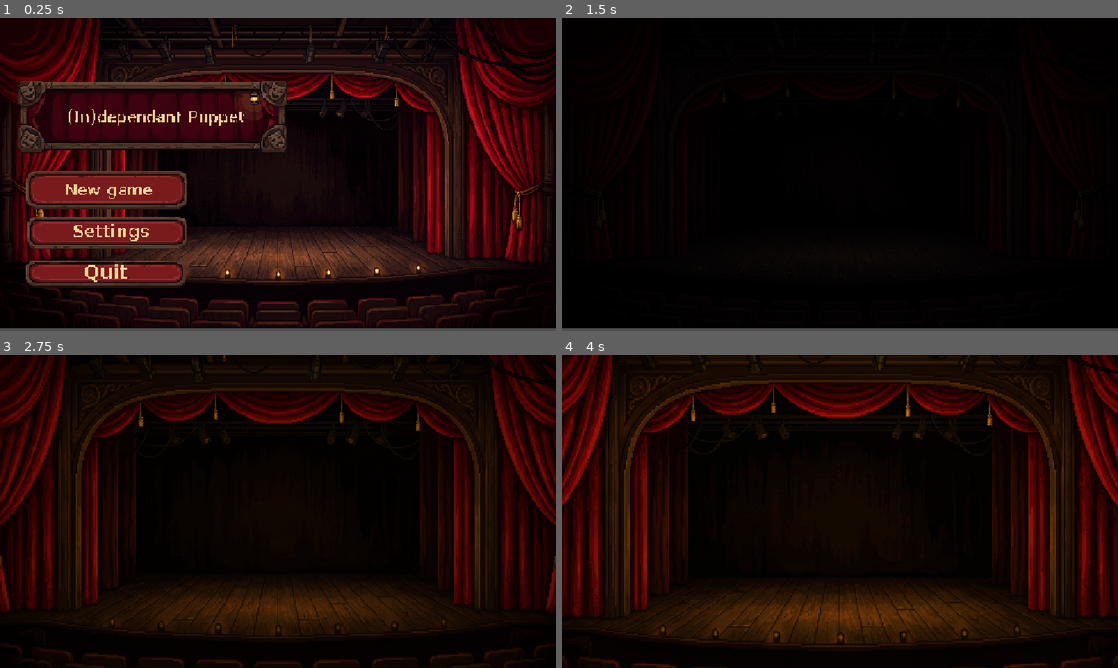
Above: before the commit, frames 1-4 (two rows, left to right).
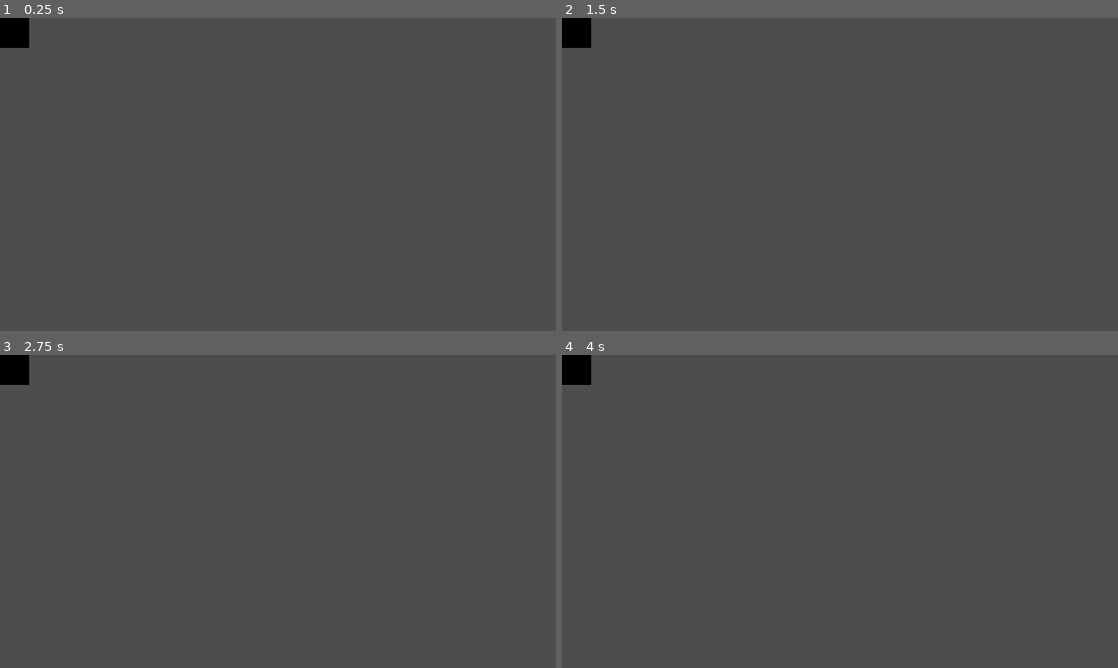
Above: after the commit, the same moments.

Repository: mugen-nox/Puppet
Game: Godot game, scene res://scenes/loading_screen.tscn
The game is run twice, just before and just after one commit, with the same random seed, the same clock (stepped at 60 frames per second) and the same inputs. Before the commit the project starts from res://scenes/main.tscn. Video files are missing from this copy of the repository; at most half a second of black plays in their place.
Inputs (mouse positions are in pixels of both pictures, inside the frame that each line leads up to):
- Up to frame 1 (0.25 s): no input
- Up to frame 2 (1.5 s): click (667, 190) at 0.52 s; tap Enter at 1.25 s; move the mouse to (962, 158) at 1.27 s; click (962, 158) at 1.42 s
- Up to frame 3 (2.75 s): move the mouse to (166, 527) at 2.02 s; click (166, 527) at 2.17 s
- Up to frame 4 (4 s): move the mouse to (895, 442) at 2.77 s; click (895, 442) at 2.92 s; move the mouse to (812, 574) at 3.52 s; click (812, 574) at 3.67 s

The runs differ from the first frame. In frame 1, 98% of the frame differs, in the area x 0-100%, y 0-100%; in frame 2, 99%; in frame 3, 100%; in frame 4, 100%.

Commit message:
configure LFS for binary assets

Diff:
--- a/project.godot
+++ b/project.godot
@@ -16,7 +16,7 @@
 
 config/name="The Puppet String"
 config/description="A game jam prototype about pulling strings, then losing them."
-run/main_scene="res://scenes/main.tscn"
+run/main_scene="uid://5tp0aonxkuhv"
 config/features=PackedStringArray("4.7", "GL Compatibility")
 config/icon="res://icon.svg"
 
--- /dev/null
+++ b/scenes/loading_screen.gd
@@ -0,0 +1,11 @@
+extends Control
+
+func _ready() -> void:
+	$VideoStreamPlayer.finished.connect(_go_to_menu)
+
+func _go_to_menu() -> void:
+	get_tree().change_scene_to_file("res://scenes/ui/u_ibackground.tscn")
+
+func _unhandled_input(event: InputEvent) -> void:
+	if event is InputEventKey and event.pressed or event is InputEventMouseButton and event.pressed:
+		_go_to_menu()
--- /dev/null
+++ b/scenes/loading_screen.tscn
@@ -0,0 +1,25 @@
+[gd_scene format=3 uid="uid://5tp0aonxkuhv"]
+
+[ext_resource type="VideoStream" uid="uid://cmuvip4u6u5ew" path="res://loading.ogv" id="1_ep5rh"]
+[ext_resource type="Script" uid="uid://cjr4skktmkty2" path="res://scenes/loading_screen.gd" id="1_hprjd"]
+
+[node name="LoadingScreen" type="Control" unique_id=2097248636]
+layout_mode = 3
+anchors_preset = 0
+offset_right = 40.0
+offset_bottom = 40.0
+script = ExtResource("1_hprjd")
+
+[node name="VideoStreamPlayer" type="VideoStreamPlayer" parent="." unique_id=688538562]
+layout_mode = 1
+anchors_preset = 15
+anchor_right = 1.0
+anchor_bottom = 1.0
+offset_left = -4.0
+offset_top = -2.0
+offset_right = 1109.1611
+offset_bottom = 620.0
+grow_horizontal = 2
+grow_vertical = 2
+stream = ExtResource("1_ep5rh")
+autoplay = true
--- a/scenes/main.tscn
+++ b/scenes/main.tscn
@@ -1,6 +1,7 @@
 [gd_scene format=3 uid="uid://dof4btcxfjyxs"]
 
 [ext_resource type="PackedScene" uid="uid://cykqn3id7oux7" path="res://scenes/u_ibackground.tscn" id="1_0wfyh"]
+[ext_resource type="PackedScene" uid="uid://5tp0aonxkuhv" path="res://scenes/loading_screen.tscn" id="2_0wfyh"]
 
 [node name="Main" type="Node2D" unique_id=1191985880]
 
@@ -16,3 +17,5 @@
 
 [node name="Camera2D" type="Camera2D" parent="." unique_id=1350944901]
 position = Vector2(576, 324)
+
+[node name="LoadingScreen" parent="." unique_id=2097248636 instance=ExtResource("2_0wfyh")]
Not shown, added: loading.ogv.uid
Binary file changed: scenes/levels/background.png
Binary file changed: scenes/levels/dimbackground.png
Binary file changed: scenes/levels/pixil-frame-2.png
Not shown, added: scenes/loading_screen.gd.uid
Binary file changed: scenes/ui/In_dependant_Puppet.png
Binary file changed: scenes/ui/New_game.png
Binary file changed: scenes/ui/Quit.png
Binary file changed: scenes/ui/Settings.png
Not shown, added: .gitattributes
Not shown, changed: audio/sfx/light_switch_turn_on.wav
Not shown, added: loading.ogv
